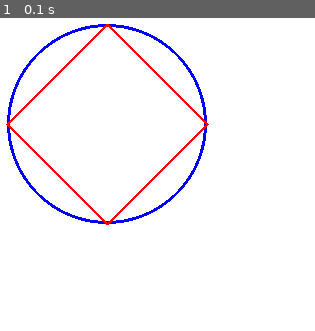
Above: before the commit, frame 1.
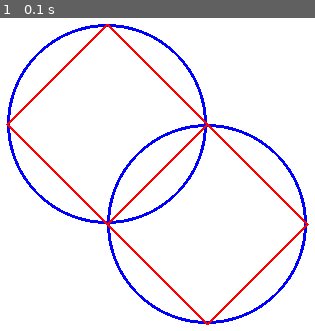
Above: after the commit, the same moment.

Repository: vhugo/learn-pygame
Game: pygame game, started from 2_1-draw.py
The game is run twice, just before and just after one commit, with the same random seed, the same clock (stepped at 60 frames per second) and the same inputs.
Inputs:
- Up to frame 1 (0.1 s): no input

The runs differ from the first frame. In frame 1, 2.6% of the frame differs, in the area x 33-99%, y 33-99%.

Commit message:
Add example of inefficient duplication of multiple drawings

Diff:
--- a/2_1-draw.py
+++ b/2_1-draw.py
@@ -17,6 +17,7 @@
 heightCenter = int(height / 2)
 posCenter = (widthCenter, heightCenter)
 circleRadius = 100
+offset = (100, 100)
 
 polyPos = [(widthCenter, heightCenter - circleRadius),
            (widthCenter + circleRadius, heightCenter),
@@ -39,6 +40,17 @@
         if event.type == QUIT:
             sys.exit()
 
+    newWidthCenter = widthCenter + offset[0]
+    newHeightCenter = heightCenter + offset[1]
+    newPosCenter = (newWidthCenter, newHeightCenter)
+    newPolyPos = [(newWidthCenter, newHeightCenter - circleRadius),
+                  (newWidthCenter + circleRadius, newHeightCenter),
+                  (newWidthCenter, newHeightCenter + circleRadius),
+                  (newWidthCenter - circleRadius, newHeightCenter)]
+
     # Rendering
+    pygame.draw.circle(screen, blue, newPosCenter, circleRadius, 3)
+    pygame.draw.polygon(screen, red, newPolyPos, 3)
+
     pygame.display.flip()
     clock.tick(framerate)
